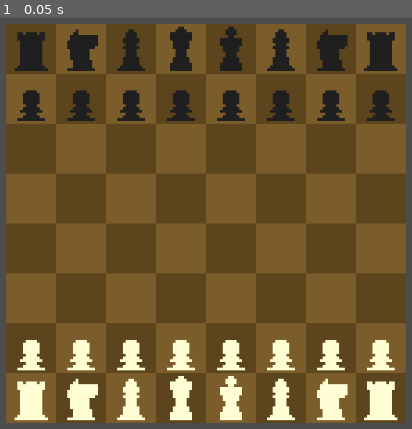
Above: before the commit, frame 1.
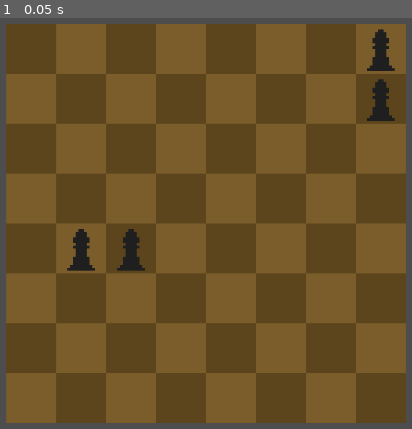
Above: after the commit, the same moment.

Repository: velocity301/winduptoys
Game: Godot game, scene res://main.tscn
The game is run twice, just before and just after one commit, with the same random seed, the same clock (stepped at 60 frames per second) and the same inputs.
Inputs:
- Up to frame 1 (0.05 s): no input

The runs differ from the first frame. In frame 1, 13% of the frame differs, in the area x 3-97%, y 2-99%.

Commit message:
Create basic game skeleton
Basic game skeleton

Diff:
--- a/board.tscn
+++ b/board.tscn
@@ -1,23 +1,14 @@
-[gd_scene load_steps=4 format=3 uid="uid://dde7bj0ww5rxa"]
+[gd_scene load_steps=3 format=3 uid="uid://dde7bj0ww5rxa"]
 
-[ext_resource type="Texture2D" uid="uid://yaohbbr00snk" path="res://Chess/Chess_board.png" id="1_3xibd"]
+[ext_resource type="Texture2D" uid="uid://yaohbbr00snk" path="res://Assets/Chess_board.png" id="1_3xibd"]
 [ext_resource type="Script" path="res://chess.gd" id="2_dqkr4"]
-
-[sub_resource type="RectangleShape2D" id="RectangleShape2D_gfmem"]
-size = Vector2(144, 144)
 
 [node name="Board" type="Sprite2D"]
 texture = ExtResource("1_3xibd")
 script = ExtResource("2_dqkr4")
 
-[node name="Pieces" type="Node2D" parent="."]
-position = Vector2(-72, 72)
+[node name="UnitSprites" type="Node2D" parent="."]
 
-[node name="Dots" type="Node2D" parent="."]
+[node name="TerrainSprites" type="Node2D" parent="."]
 
 [node name="Turn" type="Sprite2D" parent="."]
-
-[node name="BoardEdge" type="Area2D" parent="."]
-
-[node name="BoardEdgeRectangle" type="CollisionShape2D" parent="BoardEdge"]
-shape = SubResource("RectangleShape2D_gfmem")
--- a/chess.gd
+++ b/chess.gd
@@ -3,97 +3,117 @@
 const BOARD_SIZE = 8
 const CELL_WIDTH = 18
 
+const UNIT = preload("res://unit.tscn")
+const TANK = preload("res://Assets/P1Tank.png")
 const TEXTURE_HOLDER = preload("res://texture_holder.tscn")
-
-const BLACK_BISHOP = preload("res://Chess/black_bishop.png")
-const BLACK_KING = preload("res://Chess/black_king.png")
-const BLACK_KNIGHT = preload("res://Chess/black_knight.png")
-const BLACK_PAWN = preload("res://Chess/black_pawn.png")
-const BLACK_QUEEN = preload("res://Chess/black_queen.png")
-const BLACK_ROOK = preload("res://Chess/black_rook.png")
-const TURN_BLACK = preload("res://Chess/turn-black.png")
-const TURN_WHITE = preload("res://Chess/turn-white.png")
-const WHITE_BISHOP = preload("res://Chess/white_bishop.png")
-const WHITE_KING = preload("res://Chess/white_king.png")
-const WHITE_KNIGHT = preload("res://Chess/white_knight.png")
-const WHITE_PAWN = preload("res://Chess/white_pawn.png")
-const WHITE_QUEEN = preload("res://Chess/white_queen.png")
-const WHITE_ROOK = preload("res://Chess/white_rook.png")
-
 #Variables
 #negative numbers are black pieces
-# 6 = King
-# 5 = Queen
-# 4 = Rook
-# 3 = Bishop
-# 2 = Knight
-# 1 = Pawn
-# 0 = Empty Square
+#
+var state: bool = true
 
 var board: Array
-var is_white_turn: bool
-var state: bool
-var moves = []
-var selected_piece: Vector2
-var is_mouse_over: bool
-
-
-@onready var pieces: Node2D = $Pieces
-@onready var dots: Node2D = $Dots
-@onready var turn: Sprite2D = $Turn
-@onready var board_edge: Area2D = $BoardEdge
+var units: Array
+#Signal to these
+var P1_submitted: bool
+var P2_submitted: bool
 
 
 # Called when the node enters the scene tree for the first time.
 func _ready() -> void:
-	board_edge.connect("mouse_entered", mouse_is_over)
-	board_edge.connect("mouse_exited", mouse_is_not_over)
-	board.append([4,2,3,5,6,3,2,4])
-	board.append([1,1,1,1,1,1,1,1])
-	board.append([0,0,0,0,0,0,0,0])
-	board.append([0,0,0,0,0,0,0,0])
-	board.append([0,0,0,0,0,0,0,0])
-	board.append([0,0,0,0,0,0,0,0])
-	board.append([-1,-1,-1,-1,-1,-1,-1,-1])
-	board.append([-4,-2,-3,-5,-6,-3,-2,-4])
+	#spawn_unit(1,"Tank", Vector2(0,0),["N","W","S"])
+	#board_edge.connect("mouse_entered", mouse_is_over)
+	#board_edge.connect("mouse_exited", mouse_is_not_over)
+	for i in BOARD_SIZE:
+		board.append([null,null,null,null,null,null,null,null])
+
+	spawn_unit(1,"TANK", Vector2(2,2), ["Move_N","Move_W","Move_S"])
+	spawn_unit(1,"MAN", Vector2(1,2), ["Move_N","Move_W","Move_S"])
+	spawn_unit(2,"PENIS", Vector2(7,6), ["Move_N","Move_W","Move_S"])
+	spawn_unit(1,"ASDF", Vector2(7,7), ["Move_N","Move_W","Move_S"])
+	execute_orders(board, units)
+
 	display_board()
 
-func mouse_is_over():
-	is_mouse_over = true
 
-func mouse_is_not_over():
-	is_mouse_over = false
+func boardPositionToLocalPosition(boardPosition: Vector2):
+	var localPosition = Vector2(0,0)
+	@warning_ignore("integer_division")
+	localPosition.x = boardPosition.x * CELL_WIDTH + CELL_WIDTH/2 - 4 * CELL_WIDTH
+	@warning_ignore("integer_division")
+	localPosition.y = -boardPosition.y * CELL_WIDTH - CELL_WIDTH/2 + 4 * CELL_WIDTH
+	return localPosition
+
+func localPositionToBoardPosition(localPosition: Vector2):
+	var boardPosition = Vector2(0,0)
+	boardPosition.x = localPosition.x / CELL_WIDTH + 3.5
+	boardPosition.y = -localPosition.y / CELL_WIDTH + 3.5
+	return boardPosition
+
+
+func spawn_unit(team: int, unitType: String, boardPosition: Vector2, orders: Array):
+	#check if space unoccupied
+	var unit_instance = Unit.new(team, unitType, boardPosition, orders)
+	board[boardPosition.x][boardPosition.y] = unit_instance
+	units.append(unit_instance)
 
 func _input(event):
 	if event is InputEventMouseButton and event.pressed:
-		if event.button_index == MOUSE_BUTTON_LEFT:
-			if is_mouse_over:
-				var X_position = $BoardEdge.get_local_mouse_position().x
-				var Y_position = $BoardEdge.get_local_mouse_position().y
-				var row_col = (floor(Vector2(X_position+72,-Y_position+72)/CELL_WIDTH))
-				print(row_col)
-			else:
-				return
+		pass
+
+func validate_move(unit, board, move):
+	if unit.boardPosition.x + move.x>=BOARD_SIZE or unit.boardPosition.y + move.y>=BOARD_SIZE or unit.boardPosition.x + move.x<0 or unit.boardPosition.x + move.x<0:
+		print("Out of Bounds")
+		return false
+	if board[unit.boardPosition.x + move.x][unit.boardPosition.y + move.y]:
+		print("Occupied Space")
+		return false
+	print("Unit Moved Successfully")
+	return true
+
+func execute_order(unit, board):
+	#print("from: " + str(unit.boardPosition))
+	match unit.orders[0]:
+		"Move_N":
+			if validate_move(unit, board, Vector2(0,1)):
+				unit.boardPosition += Vector2(0,1)
+		"Move_S":
+			if validate_move(unit, board, Vector2(0,-1)):
+				unit.boardPosition += Vector2(0,-1)
+		"Move_E":
+			if validate_move(unit, board, Vector2(1,0)):
+				unit.boardPosition += Vector2(1,0)
+		"Move_W":
+			if validate_move(unit, board, Vector2(-1,0)):
+				unit.boardPosition += Vector2(-1,0)
+
+	unit.orders.pop_front()
+	#print("to: " + str(unit.boardPosition))
+	return [unit, board]
+
+
+func execute_orders(board: Array, units: Array):
+	for unit in units:
+		execute_order(unit, board)
 
 
 func display_board() -> void:
-	for i in BOARD_SIZE:
-		for j in BOARD_SIZE:
-			var holder = TEXTURE_HOLDER.instantiate()
-			pieces.add_child(holder)
-			#holder.global_position = Vector2(j * CELL_WIDTH + CELL_WIDTH/2, i * CELL_WIDTH - CELL_WIDTH/2)
-			holder.position = Vector2(j * CELL_WIDTH + CELL_WIDTH/2, -i * CELL_WIDTH - CELL_WIDTH/2)
-			match board[i][j]:
-				-6: holder.texture = BLACK_KING
-				-5: holder.texture = BLACK_QUEEN
-				-4: holder.texture = BLACK_ROOK
-				-3: holder.texture = BLACK_BISHOP
-				-2: holder.texture = BLACK_KNIGHT
-				-1: holder.texture = BLACK_PAWN
-				0: holder.texture = null
-				1: holder.texture = WHITE_PAWN
-				2: holder.texture = WHITE_KNIGHT
-				3: holder.texture = WHITE_BISHOP
-				4: holder.texture = WHITE_ROOK
-				5: holder.texture = WHITE_QUEEN
-				6: holder.texture = WHITE_KING
+
+	for unit in units:
+		var textureHolder = TEXTURE_HOLDER.instantiate()
+		$UnitSprites.add_child(textureHolder)
+		textureHolder.position = boardPositionToLocalPosition(unit.boardPosition)
+		textureHolder.texture = TANK
+			#match board[i][j].unitType:
+				#"Tank": holder.texture = TANK
+				#-5: holder.texture = BLACK_QUEEN
+				#-4: holder.texture = BLACK_ROOK
+				#-3: holder.texture = BLACK_BISHOP
+				#-2: holder.texture = BLACK_KNIGHT
+				#-1: holder.texture = BLACK_PAWN
+				#0: holder.texture = null
+				#1: holder.texture = WHITE_PAWN
+				#2: holder.texture = WHITE_KNIGHT
+				#3: holder.texture = WHITE_BISHOP
+				#4: holder.texture = WHITE_ROOK
+				#5: holder.texture = WHITE_QUEEN
+				#6: holder.texture = WHITE_KING
--- /dev/null
+++ b/input_handler.gd
@@ -0,0 +1,29 @@
+extends Node2D
+#signal p1 and p2 ready (unit(args), unit(args))
+var players = {}
+var P1_submitted: bool
+var P1_unit: String
+const P1_POSITION: Vector2 = Vector2(0,0)
+var P1_moves: Array
+
+var P2_submitted: bool
+var P2_unit: String
+const P2_POSITION: Vector2 = Vector2(7,7)
+var P2_moves: Array
+
+func _input(event):
+	var deviceId = event.device
+
+	## Check to see that that event id on an action
+	if not players.get(deviceId) and event.is_action_pressed("start"):
+		print("player added")
+
+# Called when the node enters the scene tree for the first time.
+func _ready() -> void:
+	print(typeof(players))
+	pass # Replace with function body.
+
+
+# Called every frame. 'delta' is the elapsed time since the previous frame.
+func _process(delta: float) -> void:
+	pass
--- /dev/null
+++ b/input_handler.tscn
@@ -0,0 +1,6 @@
+[gd_scene load_steps=2 format=3 uid="uid://dhbkst1jht01s"]
+
+[ext_resource type="Script" path="res://input_handler.gd" id="1_bd3ct"]
+
+[node name="InputHandler" type="Node2D"]
+script = ExtResource("1_bd3ct")
--- a/main.tscn
+++ b/main.tscn
@@ -1,6 +1,7 @@
-[gd_scene load_steps=2 format=3 uid="uid://c3lhkdftif36o"]
+[gd_scene load_steps=3 format=3 uid="uid://c3lhkdftif36o"]
 
 [ext_resource type="PackedScene" uid="uid://dde7bj0ww5rxa" path="res://board.tscn" id="1_ricxw"]
+[ext_resource type="PackedScene" uid="uid://dhbkst1jht01s" path="res://input_handler.tscn" id="2_38yic"]
 
 [node name="Main" type="Node2D"]
 
@@ -11,3 +12,5 @@
 [node name="Board" parent="." instance=ExtResource("1_ricxw")]
 position = Vector2(-240, 0)
 scale = Vector2(4, 4)
+
+[node name="InputHandler" parent="." instance=ExtResource("2_38yic")]
--- a/project.godot
+++ b/project.godot
@@ -15,6 +15,39 @@
 config/features=PackedStringArray("4.3", "GL Compatibility")
 config/icon="res://icon.svg"
 
+[input]
+
+SubmitMove={
+"deadzone": 0.5,
+"events": [Object(InputEventKey,"resource_local_to_scene":false,"resource_name":"","device":-1,"window_id":0,"alt_pressed":false,"shift_pressed":false,"ctrl_pressed":false,"meta_pressed":false,"pressed":false,"keycode":0,"physical_keycode":4194309,"key_label":0,"unicode":0,"location":0,"echo":false,"script":null)
+]
+}
+Up={
+"deadzone": 0.5,
+"events": [Object(InputEventKey,"resource_local_to_scene":false,"resource_name":"","device":-1,"window_id":0,"alt_pressed":false,"shift_pressed":false,"ctrl_pressed":false,"meta_pressed":false,"pressed":false,"keycode":0,"physical_keycode":87,"key_label":0,"unicode":119,"location":0,"echo":false,"script":null)
+]
+}
+Down={
+"deadzone": 0.5,
+"events": [Object(InputEventKey,"resource_local_to_scene":false,"resource_name":"","device":-1,"window_id":0,"alt_pressed":false,"shift_pressed":false,"ctrl_pressed":false,"meta_pressed":false,"pressed":false,"keycode":0,"physical_keycode":83,"key_label":0,"unicode":115,"location":0,"echo":false,"script":null)
+]
+}
+Left={
+"deadzone": 0.5,
+"events": [Object(InputEventKey,"resource_local_to_scene":false,"resource_name":"","device":-1,"window_id":0,"alt_pressed":false,"shift_pressed":false,"ctrl_pressed":false,"meta_pressed":false,"pressed":false,"keycode":0,"physical_keycode":65,"key_label":0,"unicode":97,"location":0,"echo":false,"script":null)
+]
+}
+Right={
+"deadzone": 0.5,
+"events": [Object(InputEventKey,"resource_local_to_scene":false,"resource_name":"","device":-1,"window_id":0,"alt_pressed":false,"shift_pressed":false,"ctrl_pressed":false,"meta_pressed":false,"pressed":false,"keycode":0,"physical_keycode":68,"key_label":0,"unicode":100,"location":0,"echo":false,"script":null)
+]
+}
+start={
+"deadzone": 0.5,
+"events": [Object(InputEventKey,"resource_local_to_scene":false,"resource_name":"","device":0,"window_id":0,"alt_pressed":false,"shift_pressed":false,"ctrl_pressed":false,"meta_pressed":false,"pressed":false,"keycode":0,"physical_keycode":4194306,"key_label":0,"unicode":0,"location":0,"echo":false,"script":null)
+]
+}
+
 [rendering]
 
 textures/canvas_textures/default_texture_filter=0
--- /dev/null
+++ b/unit.gd
@@ -0,0 +1,29 @@
+# unit.gd
+extends Node2D
+
+class_name Unit
+
+# Properties for the unit
+@export var team: int
+@export var unitType: String
+@export var boardPosition: Vector2
+@export var legalMoves: Array = []
+@export var orders: Array = []
+@export var is_alive: bool
+
+func _init(
+	team: int,
+	unitType: String,
+	board_position: Vector2,
+	orders: Array):
+	self.team = team
+	self.unitType = unitType
+	self.boardPosition = board_position
+	self.orders = orders
+	self.is_alive = true
+
+
+#func _ready():
+	#var sprite = Sprite2D.new()
+	#sprite.texture = load("res://Assets/%s.png" % unitType)
+	#self.add_child(sprite)
--- /dev/null
+++ b/unit.tscn
@@ -0,0 +1,8 @@
+[gd_scene load_steps=2 format=3 uid="uid://b2vexd4d5si8g"]
+
+[ext_resource type="Script" path="res://unit.gd" id="1_8quji"]
+
+[node name="Unit" type="Node2D"]
+script = ExtResource("1_8quji")
+
+[node name="UnitSprite" type="Sprite2D" parent="."]
Renamed: Chess/Chess_board.png -> Assets/Chess_board.png
Not shown, changed: Assets/Chess_board.png.import
Renamed: Chess/black_bishop.png -> Assets/P1Tank.png
Not shown, changed: Assets/P1Tank.png.import
Renamed: Chess/Piece_move.png -> Assets/Piece_move.png
Not shown, changed: Assets/Piece_move.png.import
Binary file added: Assets/black_bishop.png
Not shown, changed: Assets/black_bishop.png.import
Renamed: Chess/black_king.png -> Assets/black_king.png
Not shown, added: Assets/black_king.png.import
Renamed: Chess/black_knight.png -> Assets/black_knight.png
Not shown, changed: Assets/black_knight.png.import
(and 34 more such lines)
